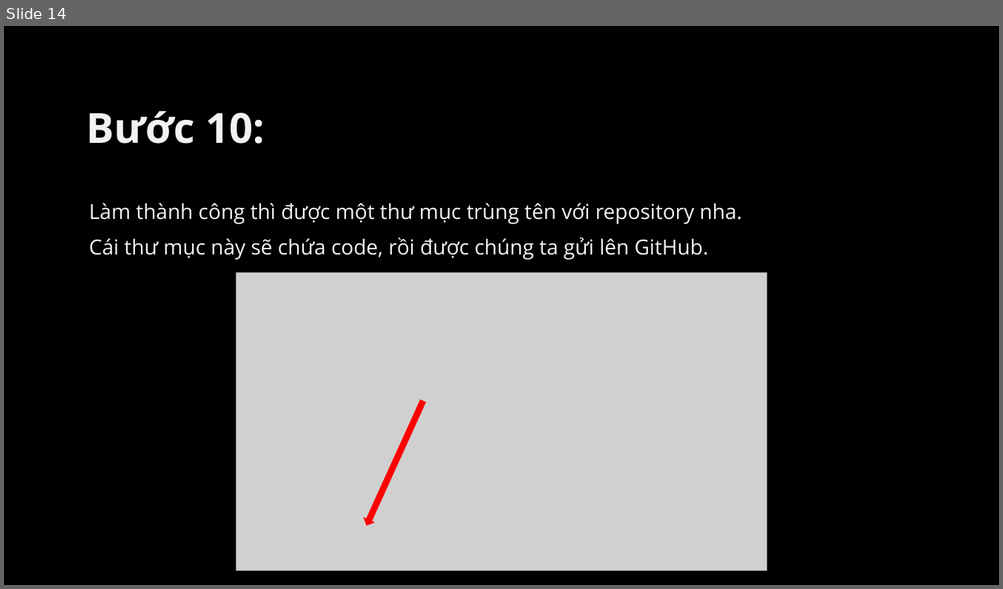
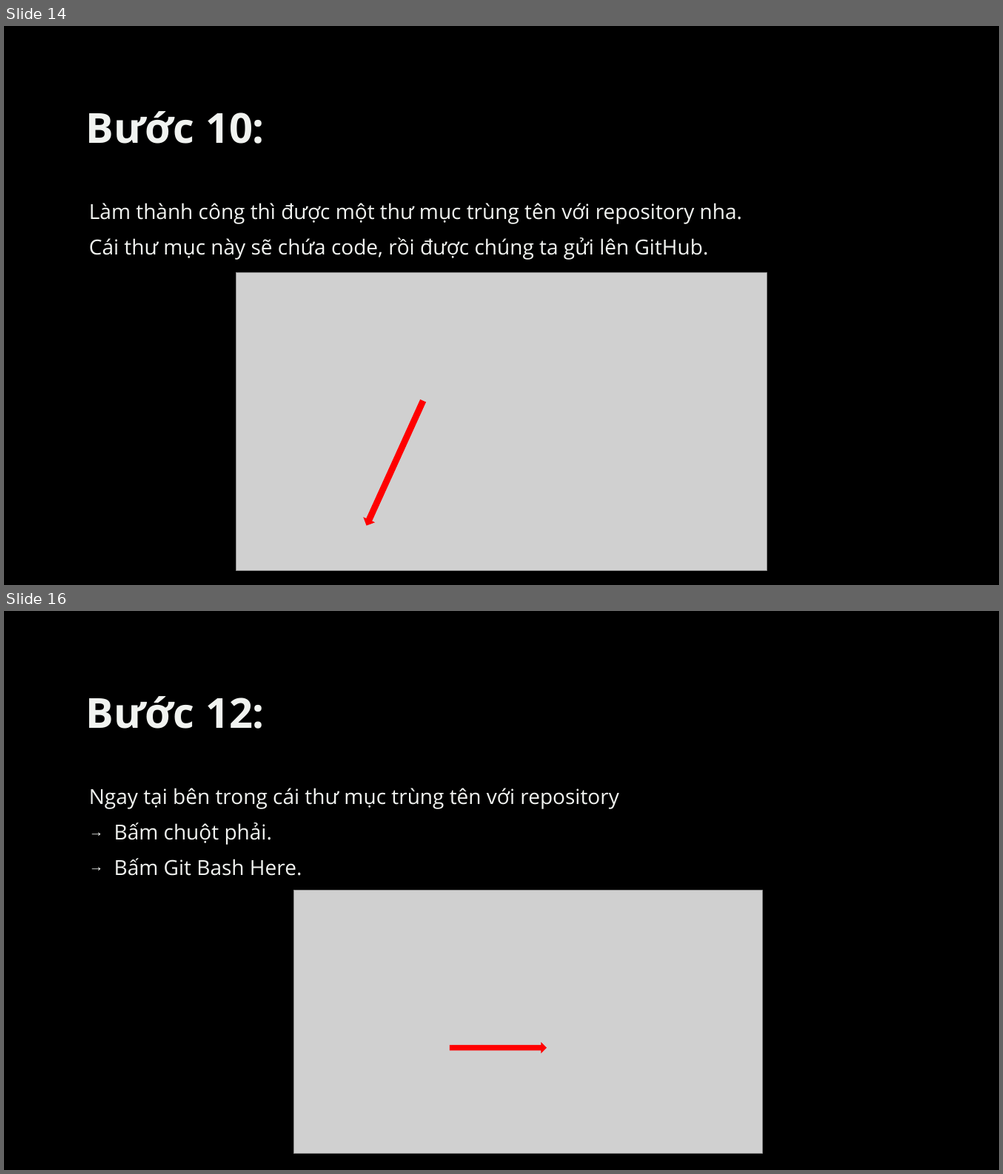
Before and after one commit to conggaro/Cach_up_source_code_len_GitHub, a slide deck: Cách upload source code lên GitHub.pptx. Shown one above the other, each under a label of ours: slide 14 before the commit, slides 14 and 16 after it; the slides between them are not shown. The pictures are 1003x589 and 1003x1174 pixels, drawn with LibreOffice and Linux fonts; fonts in the diff are those of the drawing; grey boxes stand for pictures; background and template pictures are left out. Boxes give left, top, right and bottom in pixels: in the first picture for what was removed or moved away, otherwise in the second. Text is boxed around its words. In the diff, an @@ line names an element or a change of style, - is before the commit and + after.

```diff
--- a/Cách upload source code lên GitHub.pptx
+++ b/Cách upload source code lên GitHub.pptx
@@ slide 16 added at (4, 611, 999, 1170), background picture (left out) @@
@@ title added at (86, 696, 264, 729), 40 pt, text #F1F3F0, bold @@
+Bước 12:
@@ text added at (89, 788, 619, 876), 20 pt, text #F1F3F0 @@
+Ngay tại bên trong cái thư mục trùng tên với repository
+→ Bấm chuột phải.
+→ Bấm Git Bash Here.
@@ picture added at (293, 891, 762, 1154) @@
@@ right arrow added at (449, 1042, 546, 1054), fill #FF0000 @@
```
Also in this commit, not shown: 1 slide changed, 9 other slides added.
